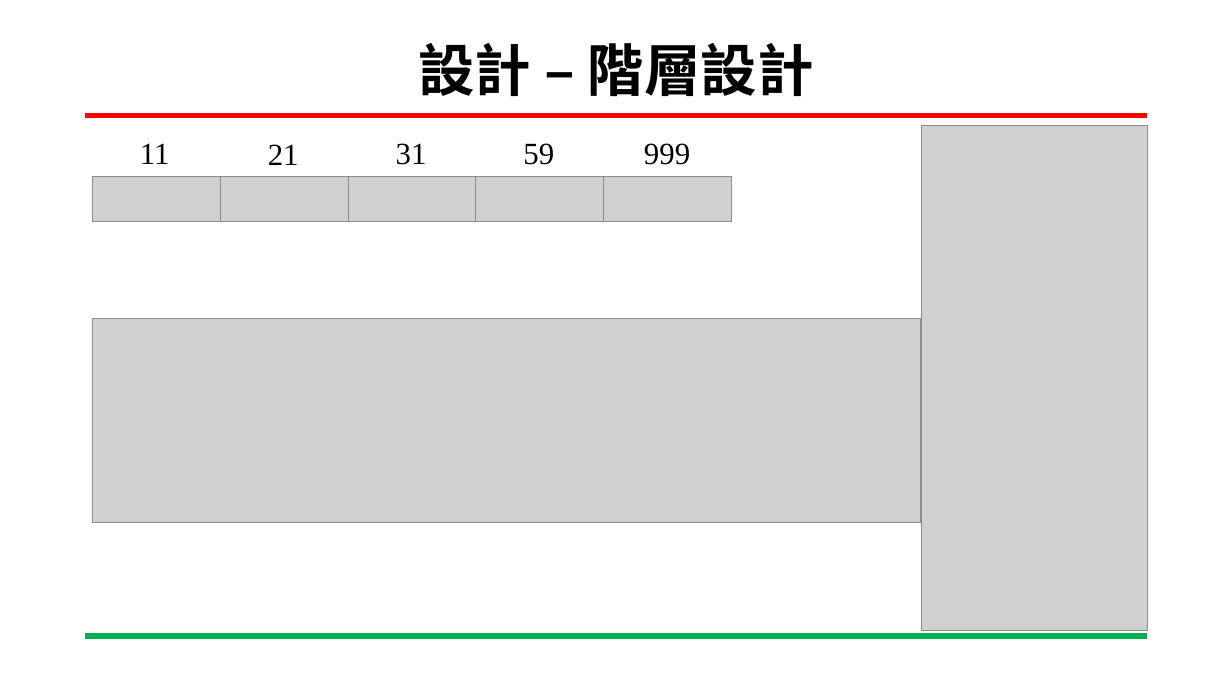
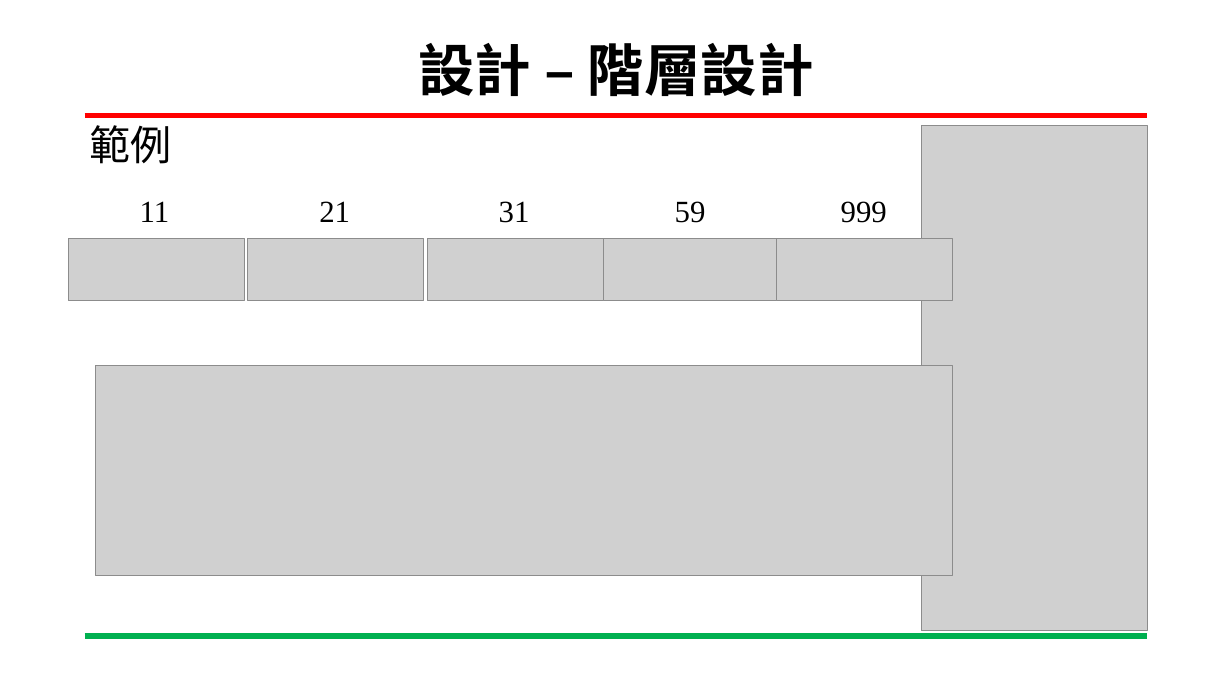
Before and after one commit to YUXING-LEE/image_process, a slide deck: slide 10 of final/基於分散式網路架構訓練階層式分類模型.pptx. Drawn at 1232x693 pixels with LibreOffice and Linux fonts; fonts in the diff are those of the drawing; grey boxes stand for pictures; background and template pictures are left out. Boxes give left, top, right and bottom in pixels: in the first picture for what was removed or moved away, otherwise in the second. Text is boxed around its words. In the diff, an @@ line names an element or a change of style, - is before the commit and + after.

```diff
--- a/final/基於分散式網路架構訓練階層式分類模型.pptx
+++ b/final/基於分散式網路架構訓練階層式分類模型.pptx
@@ text added at <box>90,125,172,164</box>, 32 pt, text #000000 @@
+範例
@@ text "11": place and size @@
-text "11" at <box>140,143,170,164</box>
+text "11" at <box>140,201,170,222</box>
@@ text "21": place and size @@
-text "21" at <box>268,144,299,165</box>
+text "21" at <box>319,201,350,222</box>
@@ text "31": place and size @@
-text "31" at <box>396,143,427,165</box>
+text "31" at <box>499,201,530,223</box>
@@ text "59": place and size @@
-text "59" at <box>523,143,554,165</box>
+text "59" at <box>675,201,706,223</box>
@@ text "999": place and size @@
-text "999" at <box>644,143,690,165</box>
+text "999" at <box>841,201,887,223</box>
@@ picture: place and size @@
-picture at <box>92,177,220,222</box>
+picture at <box>68,238,245,300</box>
@@ picture: place and size @@
-picture at <box>220,177,348,222</box>
+picture at <box>248,239,424,301</box>
@@ picture: place and size @@
-picture at <box>348,177,476,222</box>
+picture at <box>427,238,604,300</box>
@@ picture: place and size @@
-picture at <box>476,177,604,222</box>
+picture at <box>604,238,780,300</box>
@@ picture: place and size @@
-picture at <box>604,177,731,222</box>
+picture at <box>776,238,953,300</box>
@@ picture: place and size @@
-picture at <box>92,319,921,522</box>
+picture at <box>95,365,953,576</box>
```
Also in this commit, not shown: 2 other slides changed, 2 other files.
